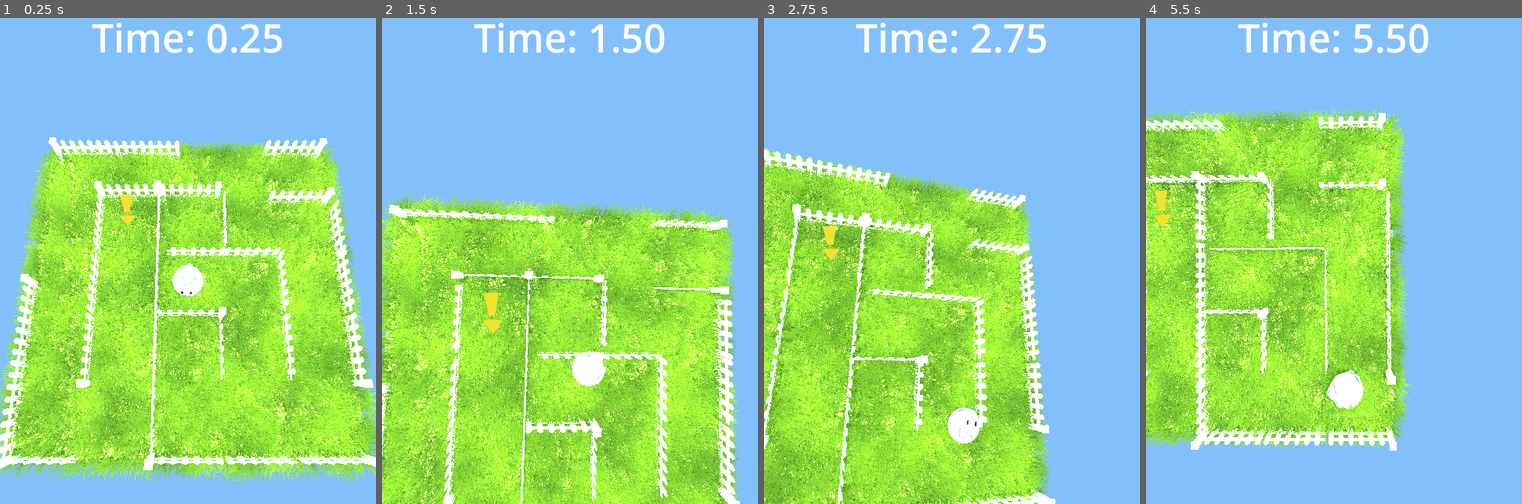
Above: before the commit, frames 1-4 (left to right).
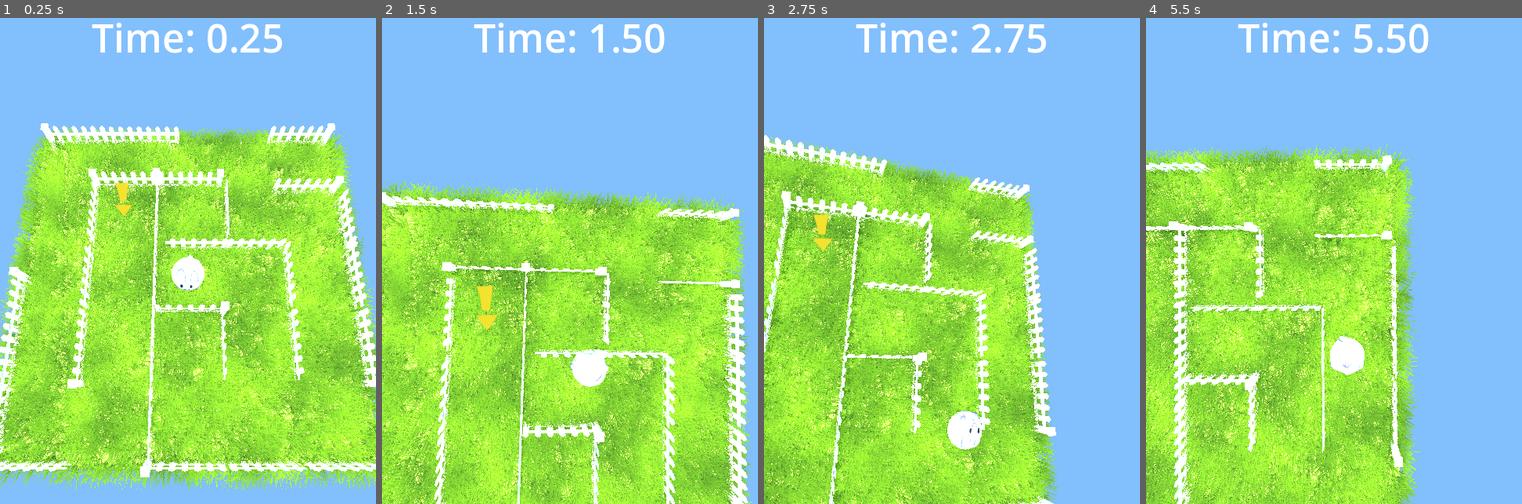
Above: after the commit, the same moments.

Repository: josephsmithberger/Xogot-Game-Jam
Game: Godot game, scene res://game/main/game_scene.tscn
The game is run twice, just before and just after one commit, with the same random seed, the same clock (stepped at 60 frames per second) and the same inputs. This scene is started directly instead of the project's main scene.
Inputs (mouse positions are in pixels of both pictures, inside the frame that each line leads up to):
- Up to frame 1 (0.25 s): no input
- Up to frame 2 (1.5 s): tap Enter (ui_accept) at 0.5, 0.77 s; move the mouse to (652, 226) at 0.52 s; hold D (rotate_right) 0.53-1.28 s; click (652, 226) at 0.67 s; move the mouse to (494, 275) at 1.27 s; hold S (rotate_down) from 1.28 s (still down)
- Up to frame 3 (2.75 s): tap Enter (ui_accept) at 1.52 s; move the mouse to (989, 144) at 2.02 s; release S (rotate_down) at 2.03 s; hold D (rotate_right) from 2.03 s (still down)
- Up to frame 4 (5.5 s): move the mouse to (1315, 353) at 2.77 s; release D (rotate_right) at 2.78 s; hold W (rotate_up) 2.78-3.53 s; click (1315, 353) at 2.92 s; tap Enter (ui_accept) at 3.02, 3.77, 4.52 s; move the mouse to (1446, 329) at 3.52 s; hold A (rotate_left) 3.53-5.03 s; move the mouse to (1221, 178) at 4.27 s; move the mouse to (1352, 251) at 5.02 s; hold S (rotate_down) from 5.03 s (still down); click (1352, 251) at 5.17 s

The runs differ from the first frame. In frame 1, 41% of the frame differs, in the area x 0-100%, y 21-98%; in frame 2, 34%; in frame 3, 28%; in frame 4, 43%, in the area x 0-73%, y 18-100%.

Commit message:
pre vacay

Diff:
--- a/game/main/ball.gd
+++ b/game/main/ball.gd
@@ -6,7 +6,7 @@
 func _on_area_3d_area_exited(area: Area3D) -> void:
 	if area.name == "bounds":
 		linear_velocity = Vector3.ZERO
-		position = orgin
+		reset_bunny()
 
 
 func _on_area_3d_area_entered(area: Area3D) -> void:
@@ -14,3 +14,7 @@
 		current_level += 1
 		area.monitoring = false
 		next_level.emit(current_level)
+
+
+func reset_bunny():
+	position = orgin
--- a/game/main/game_scene.tscn
+++ b/game/main/game_scene.tscn
@@ -7,7 +7,6 @@
 [ext_resource type="PackedScene" uid="uid://qgagaai6dy2q" path="res://game/main/bunny.glb" id="4_2ag7h"]
 [ext_resource type="Script" uid="uid://bqr7sx2wkf3kj" path="res://game/main/ball.gd" id="4_tb4mb"]
 [ext_resource type="Script" uid="uid://kpndg3bcdrtu" path="res://game/main/level_handler.gd" id="5_2ag7h"]
-[ext_resource type="PackedScene" uid="uid://1atsunxibvmn" path="res://game/levels/level1/level1.tscn" id="5_wglkj"]
 
 [sub_resource type="Environment" id="Environment_i4fjr"]
 background_mode = 1
@@ -65,6 +64,7 @@
 script = ExtResource("3_yw0sb")
 
 [node name="ball" type="RigidBody3D" parent="."]
+transform = Transform3D(1, 0, 0, 0, 1, 0, 0, 0, 1, 0, 0.615855, 0)
 script = ExtResource("4_tb4mb")
 
 [node name="bunny" parent="ball" instance=ExtResource("4_2ag7h")]
@@ -82,9 +82,6 @@
 [node name="LevelHandler" type="Node3D" parent="."]
 script = ExtResource("5_2ag7h")
 
-[node name="Level1" parent="LevelHandler" instance=ExtResource("5_wglkj")]
-transform = Transform3D(1, 0, 0, 0, 1, 0, 0, 0, 1, 0, -0.297484, 0)
-
 [node name="bounds" type="Area3D" parent="."]
 visible = false
 
@@ -98,6 +95,8 @@
 shadow_opacity = 0.5
 shadow_blur = 1.42
 
+[connection signal="next_level" from="Ui/finished_level" to="Ui" method="_on_finished_level_next_level"]
+[connection signal="next_level" from="Ui/finished_level" to="LevelHandler" method="_on_finished_level_next_level"]
 [connection signal="next_level" from="ball" to="Ui" method="_on_ball_next_level"]
 [connection signal="next_level" from="ball" to="Ui/finished_level" method="_on_ball_next_level"]
 [connection signal="area_entered" from="ball/Area3D" to="ball" method="_on_area_3d_area_entered"]
--- a/game/main/level_handler.gd
+++ b/game/main/level_handler.gd
@@ -1 +1,33 @@
 extends Node3D
+
+var current_level: int = 1
+var last_level: int = 1
+
+# Preload all your level scenes
+var level_scenes := {
+	1: preload("res://game/levels/level1.tscn")
+	#2: preload("res://game/levels/level2.tscn")
+}
+
+func _ready() -> void:
+	if OS.has_feature("web"):
+		get_node("../DirectionalLight3D").light_energy = 0.8
+	_load_level(current_level)
+
+func _on_finished_level_next_level() -> void:
+	current_level += 1
+	get_child(0).queue_free()
+	if current_level <= last_level:
+		_load_level(current_level)
+	else:
+		print("All levels complete!")
+
+
+func _load_level(level: int) -> void:
+	$"../Ui".counting = true
+	$"../ball".reset_bunny()
+	if level_scenes.has(level):
+		var level_instance = level_scenes[level].instantiate()
+		add_child(level_instance)
+	else:
+		print("Error: Level %d not found in level_scenes!" % level)
--- a/game/ui/finished_level.gd
+++ b/game/ui/finished_level.gd
@@ -1,22 +1,22 @@
 extends Control
 @onready var label : Label = $CenterContainer/VBoxContainer/Label
 var initial_text : String
-signal play_anim
+signal next_level
 
 func _ready() -> void:
 	initial_text = label.text
 	hide()
 
-func finished_level(time:String):
-	label.text = initial_text + time + " seconds!"
+func finished_level(timer_score:String):
+	print(timer_score)
+	label.text = initial_text + timer_score + " seconds!"
 
 func _on_button_pressed() -> void:
 	anim()
 
 func anim():
 	hide()
-	modulate.a = 1.0
-	play_anim.emit()
+	next_level.emit()
 
 
 func _on_ball_next_level(level: int) -> void:
--- a/game/ui/finished_level.tscn
+++ b/game/ui/finished_level.tscn
@@ -87,7 +87,8 @@
 [node name="Label" type="Label" parent="CenterContainer/VBoxContainer/Panel/VBoxContainer"]
 layout_mode = 2
 theme_override_font_sizes/font_size = 20
-text = "Global Leaderboard"
+text = "Global Leaderboard
+planned"
 horizontal_alignment = 1
 
 [connection signal="pressed" from="CenterContainer/VBoxContainer/Button" to="." method="_on_button_pressed"]
--- a/game/ui/ui_handler.gd
+++ b/game/ui/ui_handler.gd
@@ -18,4 +18,9 @@
 	counting = false
 	finished_screen.finished_level("%.2f" % elapsed_time)
 	finished_screen.visible = true
+
+
+
+
+func _on_finished_level_next_level() -> void:
 	elapsed_time = 0.0
--- a/title screen/title_screen.tscn
+++ b/title screen/title_screen.tscn
@@ -29,7 +29,7 @@
 anchor_bottom = 1.0
 grow_horizontal = 2
 grow_vertical = 2
-color = Color(0.2277, 0.646965, 0.99, 0.611765)
+color = Color(0.2277, 0.646965, 0.99, 1)
 
 [node name="CenterContainer" type="CenterContainer" parent="."]
 layout_mode = 1
Renamed: game/levels/level1/level1.tscn -> game/levels/level1.tscn
Not shown: 1 places in game/main/game_scene.tscn that only renumber resources
